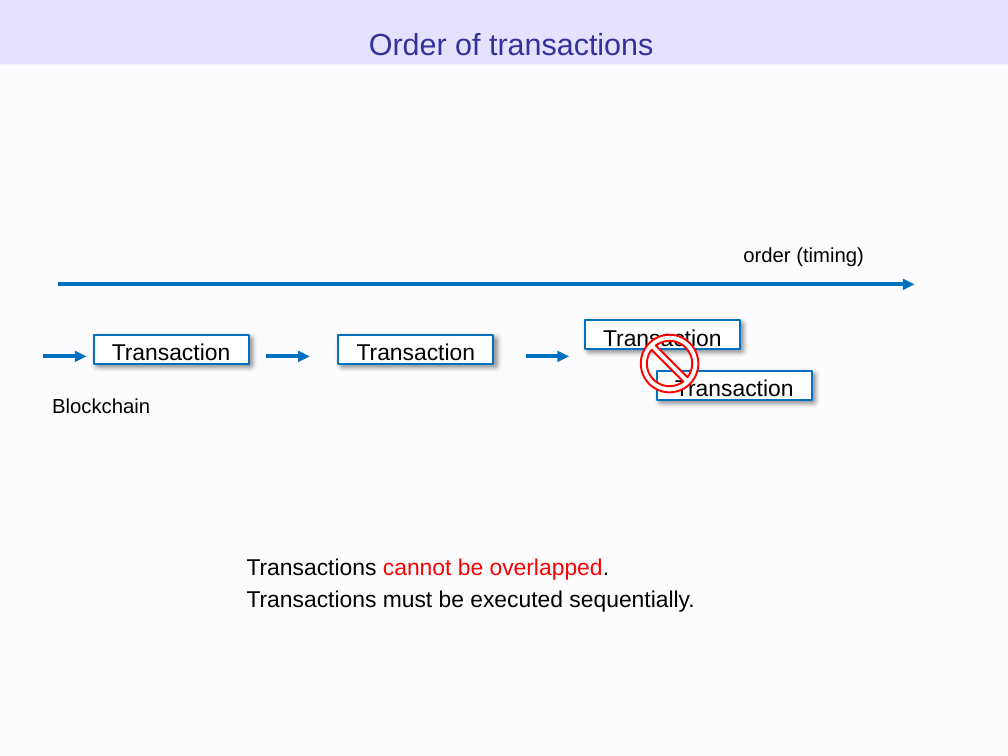
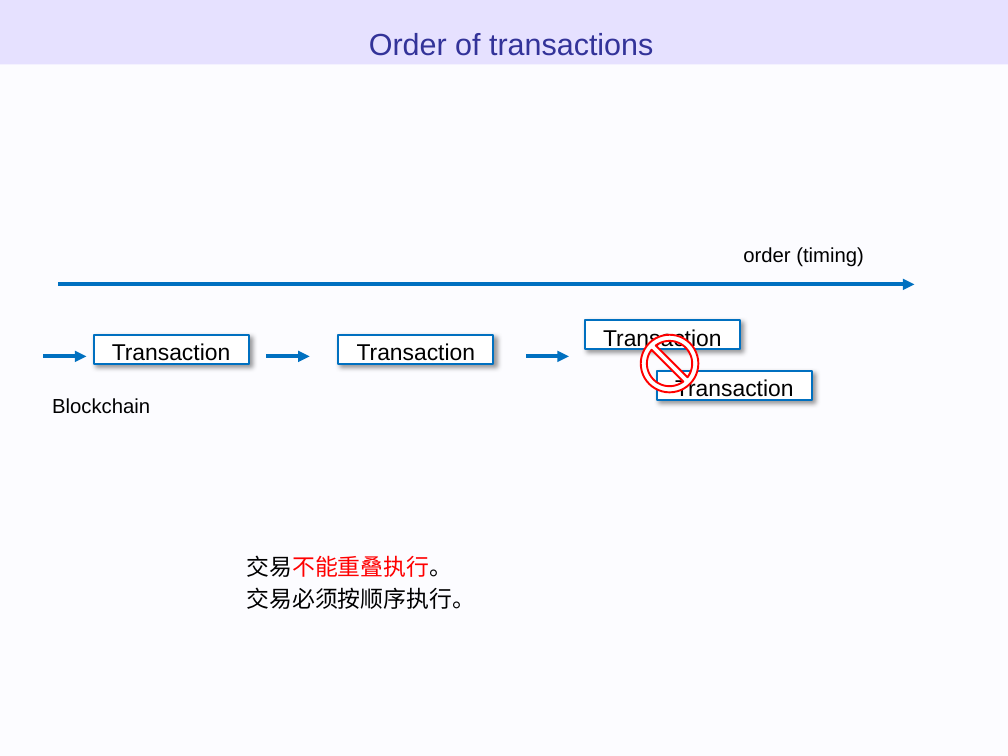
Before and after one commit to WTNO/Evm_Js_Learning, a slide deck: slide 40 of ethereum_evm_illustrated - 翻译.pptx. Drawn at 1008x756 pixels with LibreOffice and Linux fonts; fonts in the diff are those of the drawing. Boxes give left, top, right and bottom in pixels: in the first picture for what was removed or moved away, otherwise in the second. Text is boxed around its words. In the diff, an @@ line names an element or a change of style, - is before the commit and + after.

```diff
--- a/ethereum_evm_illustrated - 翻译.pptx
+++ b/ethereum_evm_illustrated - 翻译.pptx
@@ text at [247,555,476,609]: text changed @@
-Transactions cannot be overlapped.
-Transactions must be executed sequentially.
+交易不能重叠执行。
+交易必须按顺序执行。
```
Also in this commit, not shown: 10 other slides changed.
